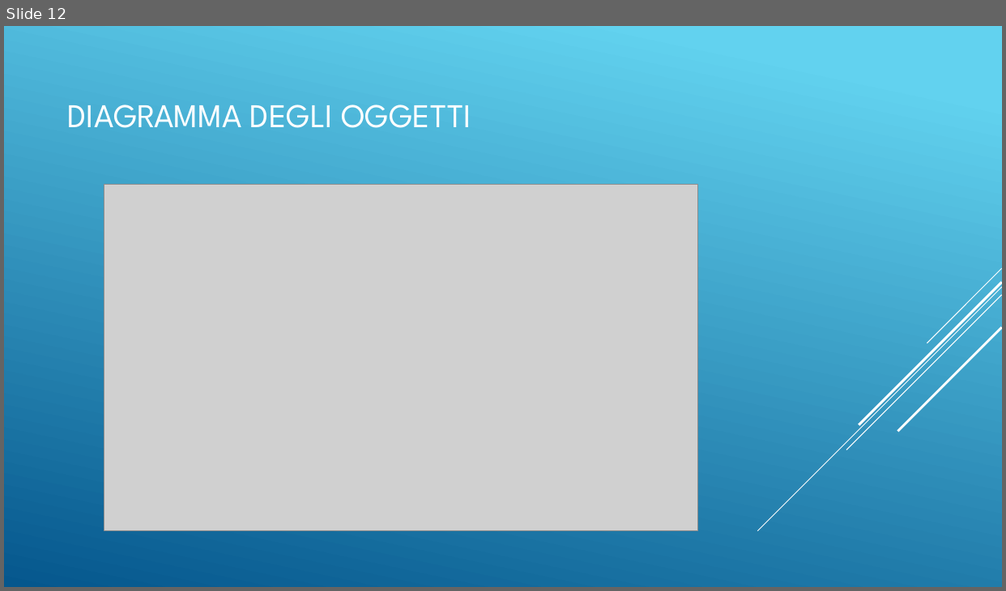
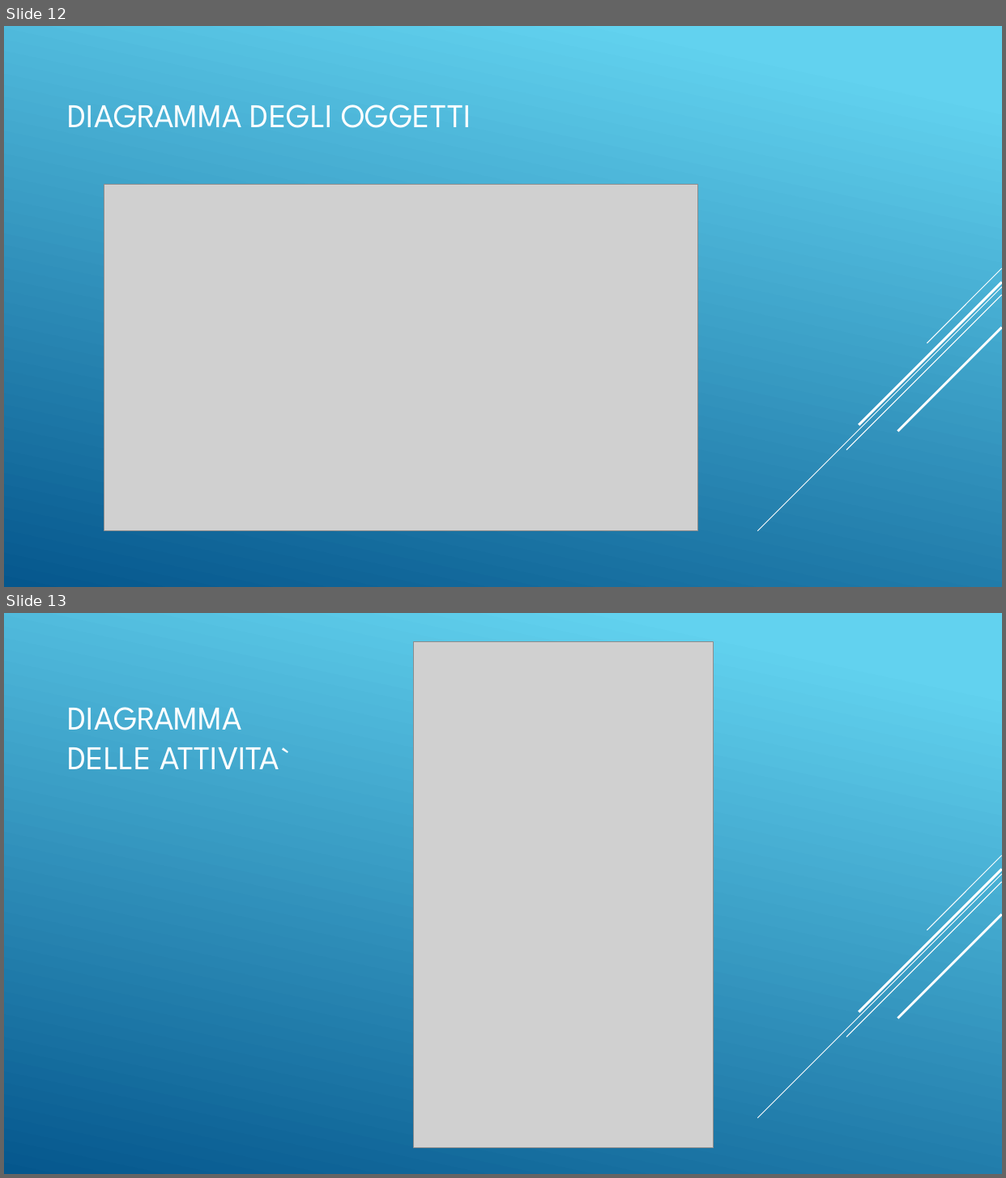
Before and after one commit to ferpos-engineering/WorkshopVs, a slide deck: Lezioni/UML/Slides-UML.pptx. Shown one above the other, each under a label of ours: slide 12 before the commit, slides 12 and 13 after it. The pictures are 1006x591 and 1006x1178 pixels, drawn with LibreOffice and Linux fonts; fonts in the diff are those of the drawing; grey boxes stand for pictures. Boxes give left, top, right and bottom in pixels: in the first picture for what was removed or moved away, otherwise in the second. Text is boxed around its words. In the diff, an @@ line names an element or a change of style, - is before the commit and + after.

Commit message:
Activity diagram, Sequence diagram and State diagram implemented.

```diff
--- a/Lezioni/UML/Slides-UML.pptx
+++ b/Lezioni/UML/Slides-UML.pptx
@@ slide 13 added at (4, 613, 1002, 1174), background gradient #62D2EF to #05578D; not listed: 5 template elements that a slide beside it also shows @@
@@ picture added at (414, 641, 714, 1148) @@
@@ title added at (67, 707, 291, 769), 32 pt, text #FFFFFF @@
+DIAGRAMMA DELLE ATTIVITA`
```
Also in this commit, not shown: 2 other slides added, 4 other files.
